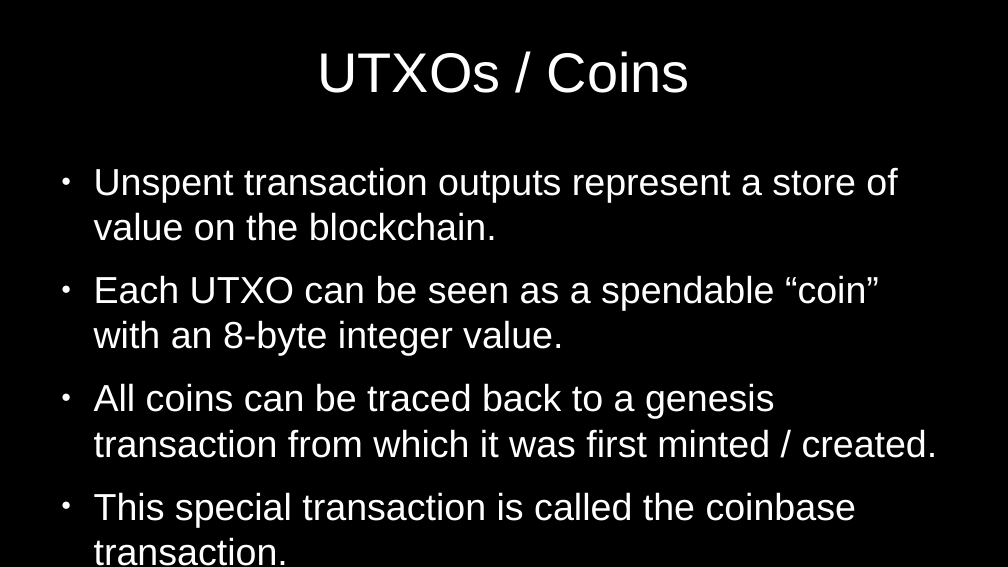
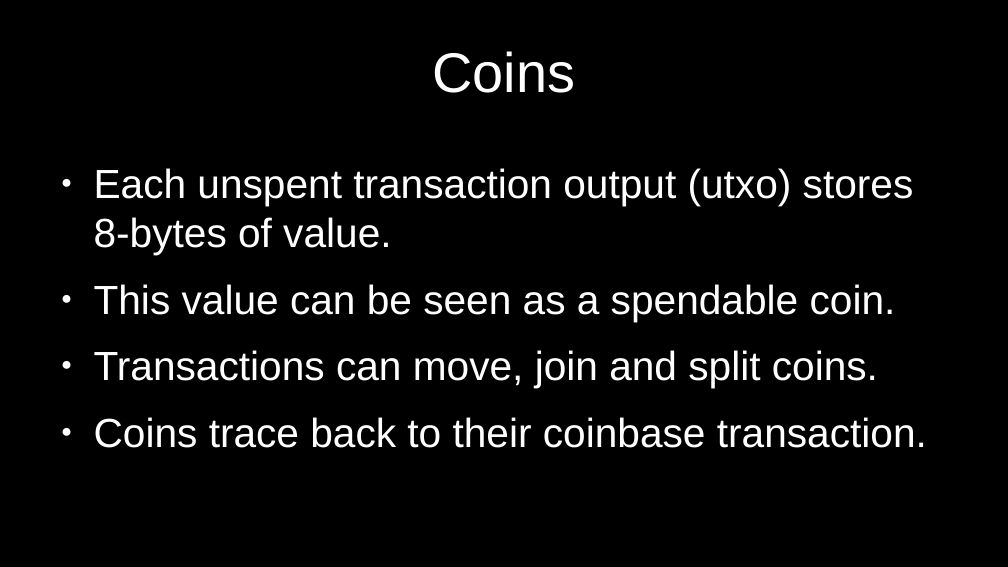
Before and after one commit to cmdruid/bitcoin-programming, a slide deck: slide 6 of slides/bitcoin-transactions.odp. Drawn at 1008x567 pixels with LibreOffice and Linux fonts; fonts in the diff are those of the drawing. Boxes give left, top, right and bottom in pixels: in the first picture for what was removed or moved away, otherwise in the second. Text is boxed around its words. In the diff, an @@ line names an element or a change of style, - is before the commit and + after.

```diff
--- a/slides/bitcoin-transactions.odp
+++ b/slides/bitcoin-transactions.odp
@@ title at [432,51,575,93]: text changed @@
-UTXOs / Coins
+Coins
@@ text at [94,168,927,448]: text changed; size 29.6 to 32 pt @@
-● Unspent transaction outputs represent a store of value on the blockchain.
-● Each UTXO can be seen as a spendable “coin” with an 8-byte integer value.
-● All coins can be traced back to a genesis transaction from which it was first minted / created.
-● This special transaction is called the coinbase transaction.
+● Each unspent transaction output (utxo) stores 8-bytes of value.
+● This value can be seen as a spendable coin.
+● Transactions can move, join and split coins.
+● Coins trace back to their coinbase transaction.
```
Also in this commit, not shown: 14 other slides changed, 3 slides added, 3 slides removed, 8 other files.
